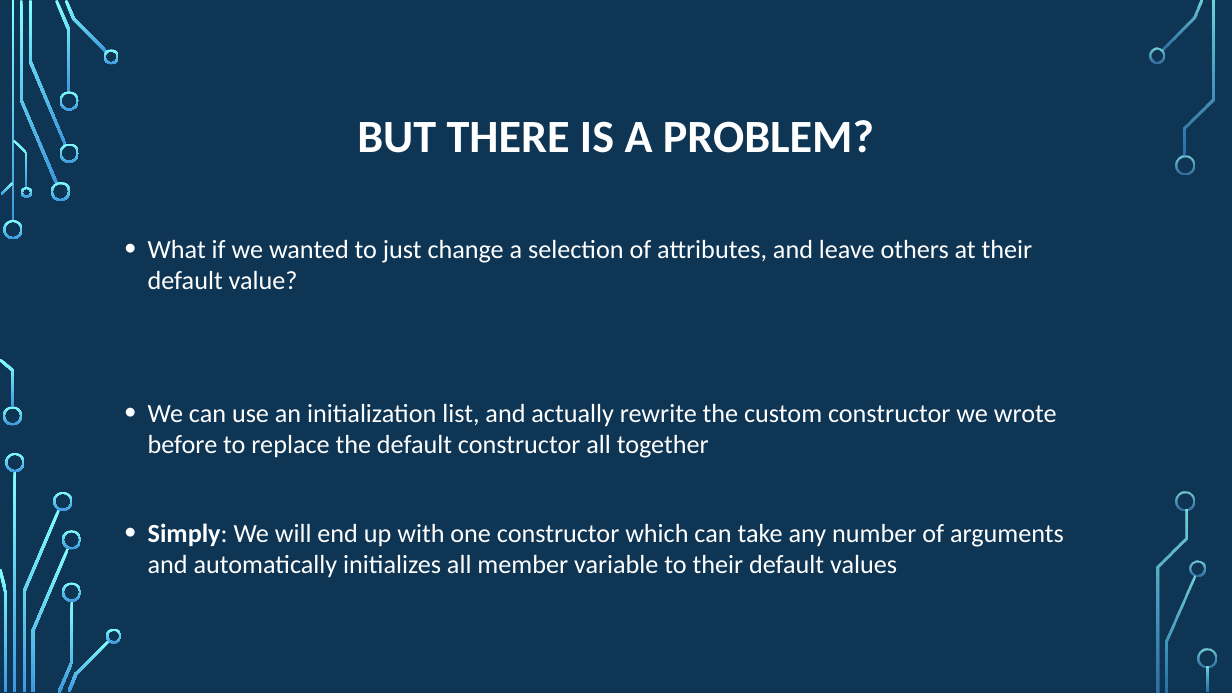
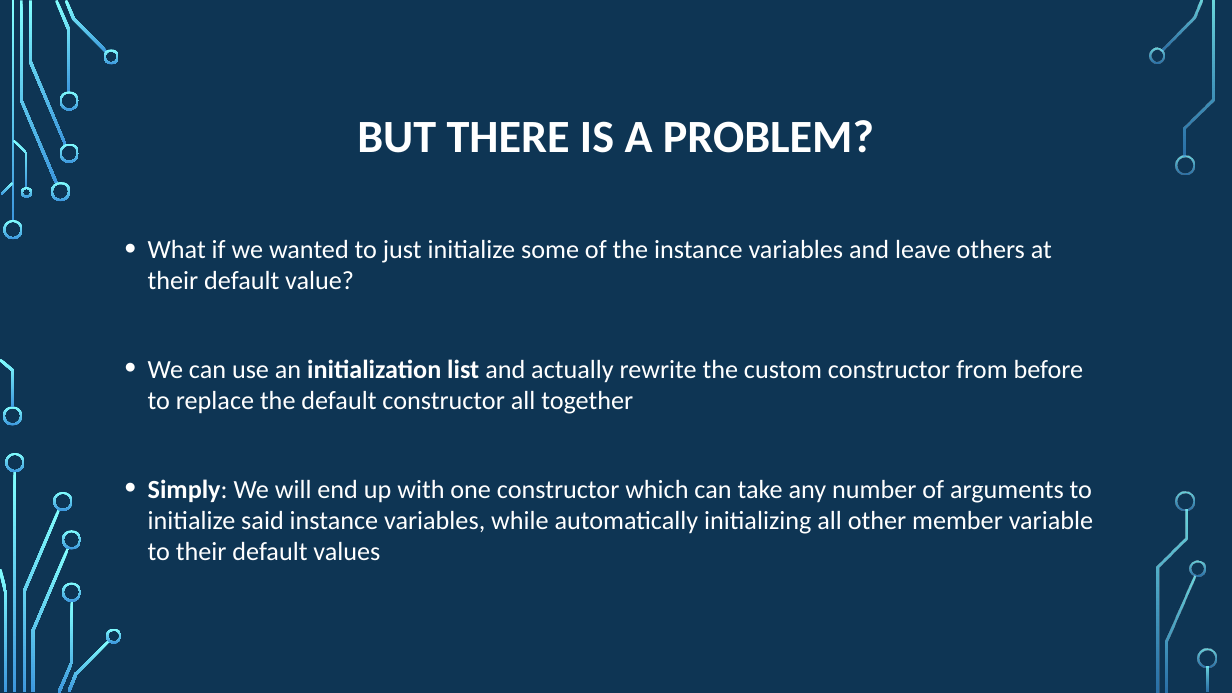
Before and after one commit to psypdt/Advanced_Summer_Course, a slide deck: slide 27 of Day4/Day_4.pptx. Drawn at 1232x693 pixels with LibreOffice and Linux fonts; fonts in the diff are those of the drawing; background and template pictures are left out. Boxes give left, top, right and bottom in pixels: in the first picture for what was removed or moved away, otherwise in the second. Text is boxed around its words. In the diff, an @@ line names an element or a change of style, - is before the commit and + after.

```diff
--- a/Day4/Day_4.pptx
+++ b/Day4/Day_4.pptx
@@ text at [148, 239, 1093, 560]: text changed @@
-• What if we wanted to just change a selection of attributes, and leave others at their default value?
-• We can use an initialization list, and actually rewrite the custom constructor we wrote before to replace the default constructor all together
-• Simply: We will end up with one constructor which can take any number of arguments and automatically initializes all member variable to their default values
+• What if we wanted to just initialize some of the instance variables and leave others at their default value?
+• We can use an initialization list and actually rewrite the custom constructor from before to replace the default constructor all together
+• Simply: We will end up with one constructor which can take any number of arguments to initialize said instance variables, while automatically initializing all other member variable to their default values
```
Also in this commit, not shown: 11 other slides changed, 2 slides added, 1 slide removed, 1 other file.
